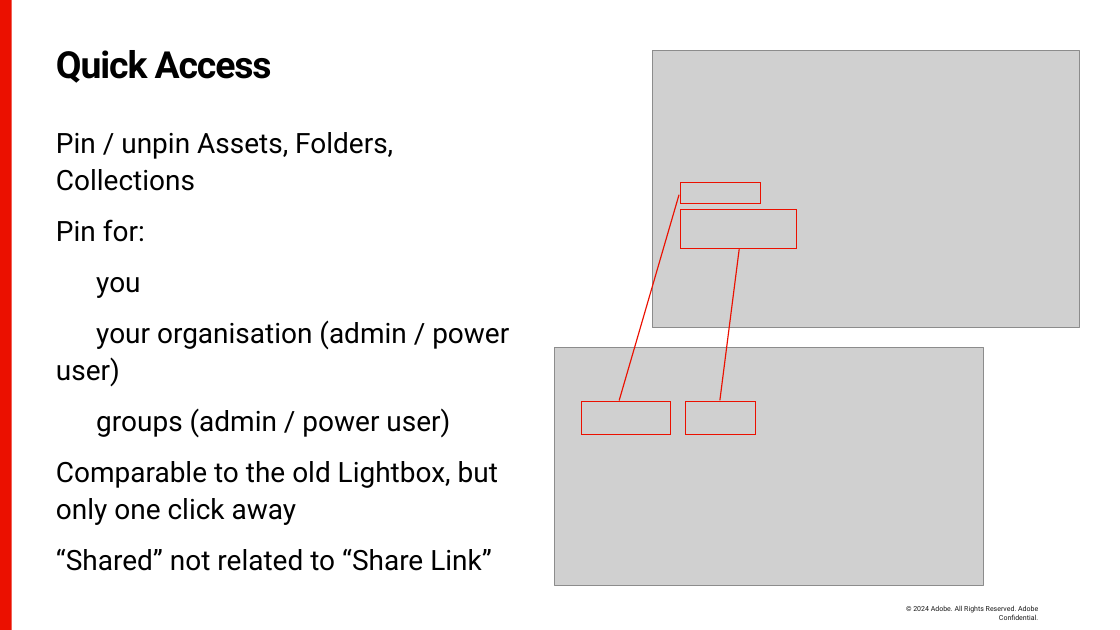
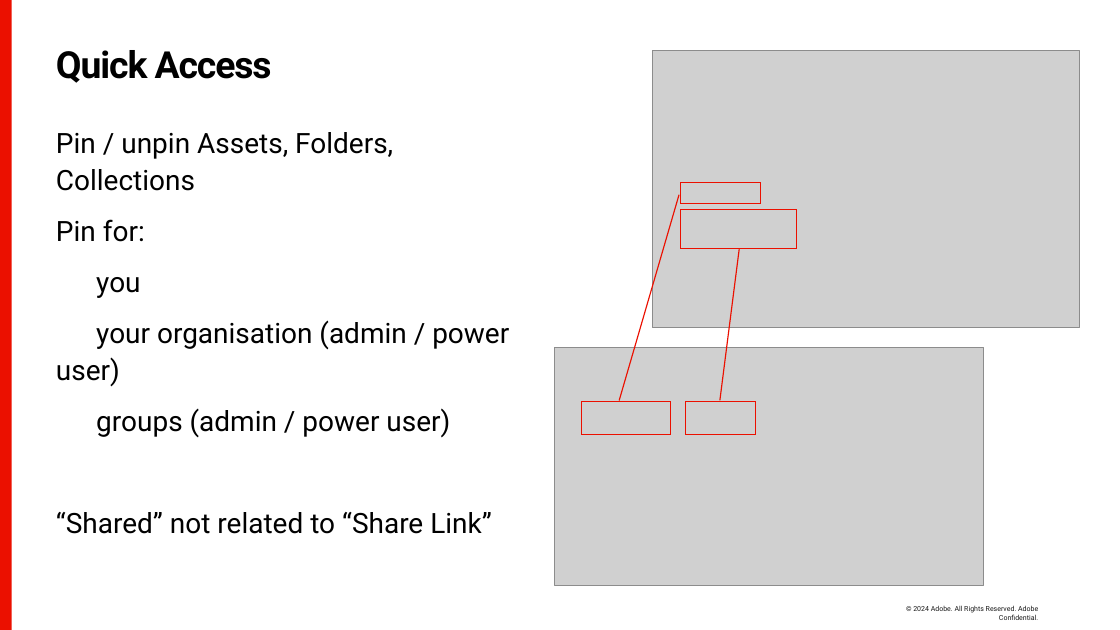
Before and after one commit to rfreemo/accelerator-aem-work-with-assetsview, a slide deck: slide 42 of presentation/aem-assets-working-assetsview.pptx (slide 37 before the commit). Drawn at 1120x630 pixels with LibreOffice and Linux fonts; fonts in the diff are those of the drawing; grey boxes stand for pictures; background and template pictures are left out. Boxes give left, top, right and bottom in pixels: in the first picture for what was removed or moved away, otherwise in the second. Text is boxed around its words. In the diff, an @@ line names an element or a change of style, - is before the commit and + after.

```diff
--- a/presentation/aem-assets-working-assetsview.pptx
+++ b/presentation/aem-assets-working-assetsview.pptx
@@ text at [56,461,498,525]: paragraph removed @@
-Comparable to the old Lightbox, but only one click away
```
Also in this commit, not shown: 23 other slides changed, 8 slides added, 2 other files.
